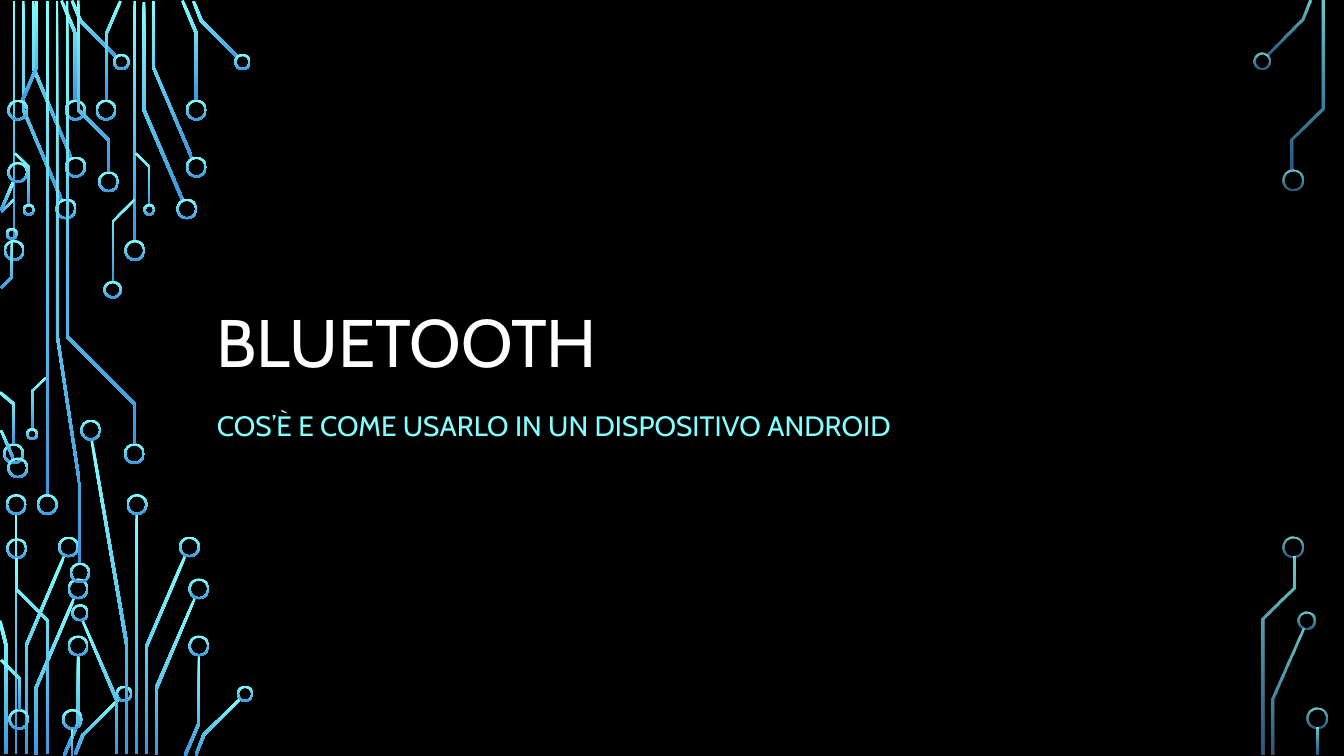
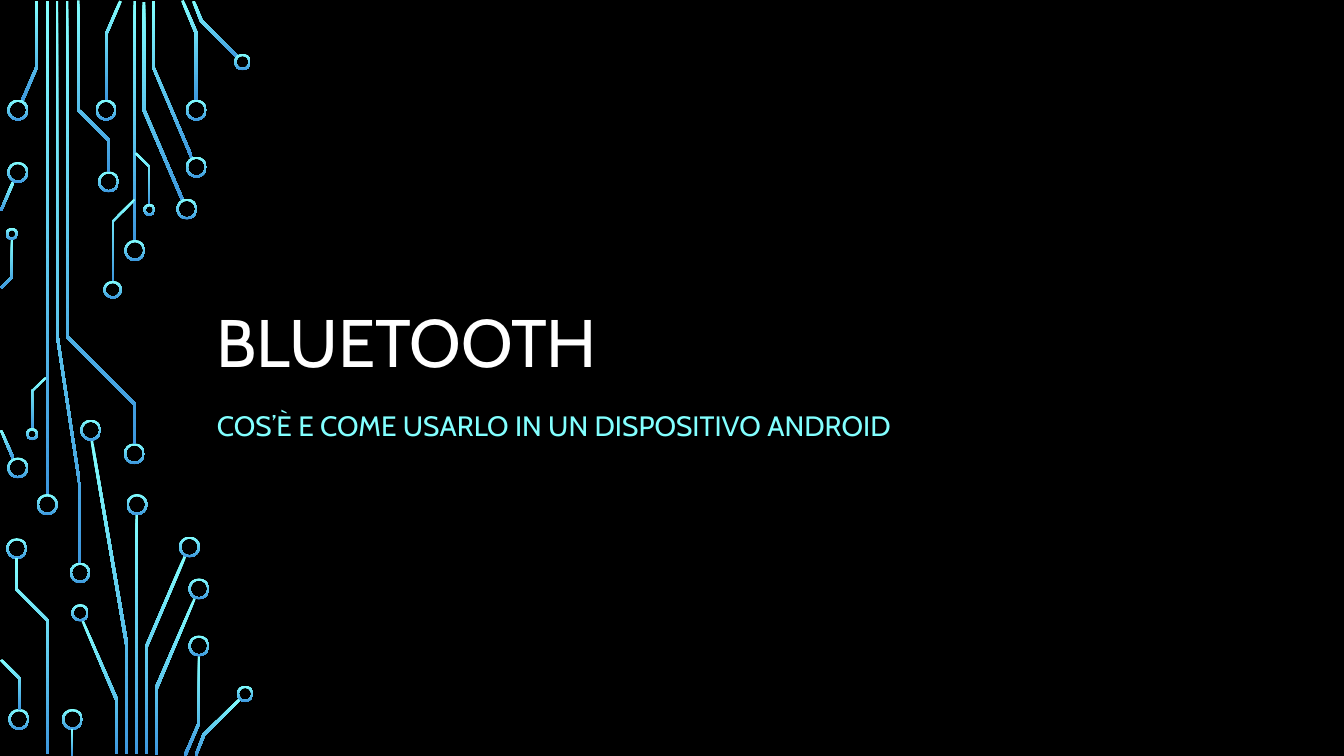
Before and after one commit to FNX-hub/ProgettoMP, a slide deck: slide 1 of Bluetooth.pptx. Drawn at 1344x756 pixels with LibreOffice and Linux fonts; fonts in the diff are those of the drawing; background and template pictures are left out. Boxes give left, top, right and bottom in pixels: in the first picture for what was removed or moved away, otherwise in the second. Text is boxed around its words. In the diff, an @@ line names an element or a change of style, - is before the commit and + after.

```diff
--- a/Bluetooth.pptx
+++ b/Bluetooth.pptx
@@ group removed at [0, 0, 1328, 756]: 33 freeform shapes, 3 rectangles @@
```
Also in this commit, not shown: 10 other slides changed, 13 slides added.
